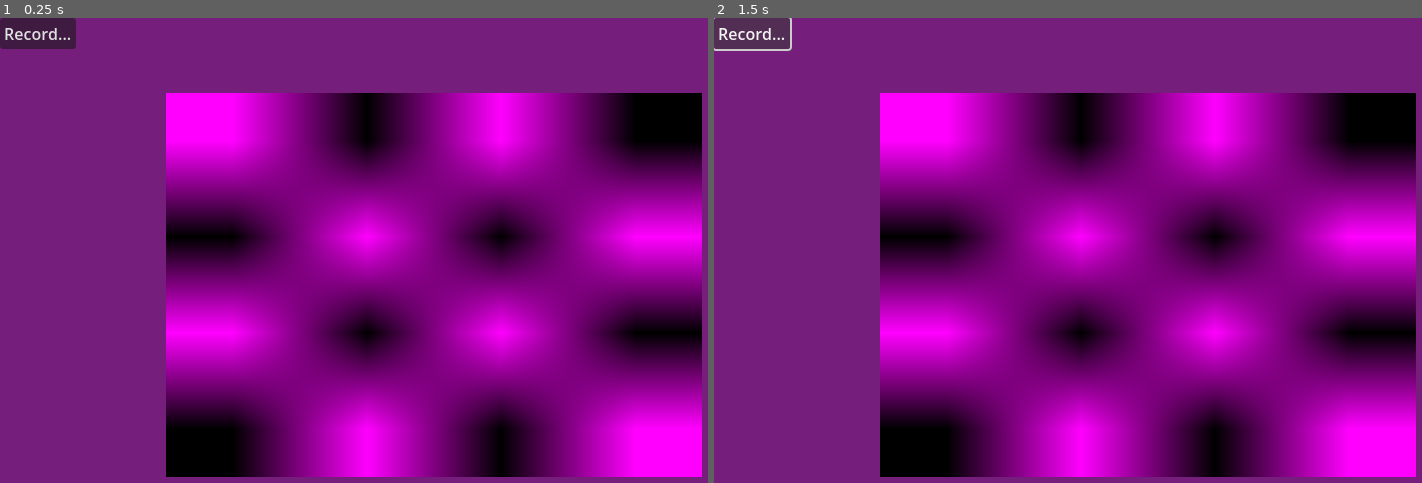
Above: before the commit, frames 1-2 (left to right).
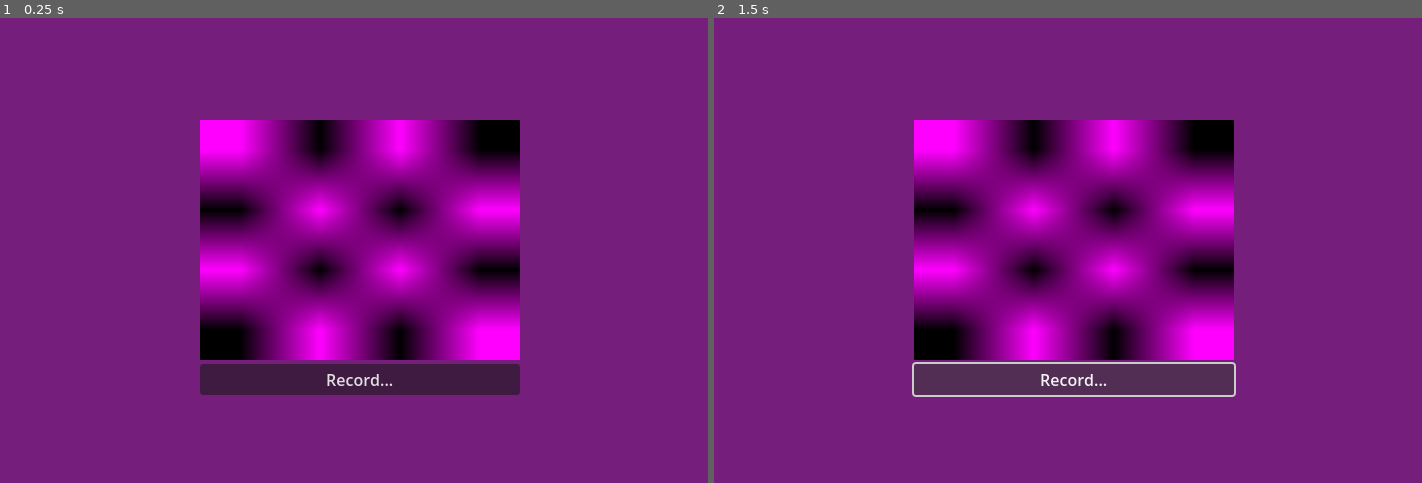
Above: after the commit, the same moments.

Repository: bezark/Monsters-Are-Attacking-the-City
Game: Godot game, scene res://SimpleRecorder.tscn
Two runs of this game, one before a commit and one after it. Both use one fixed random seed, a clock stepped at 60 frames per second and the inputs below.
Inputs:
- Up to frame 1 (0.25 s): no input
- Up to frame 2 (1.5 s): click "Record..." at 0.5 s; click "Record..." at 1.25 s

The runs differ from the first frame. In frame 1, 56% of the frame differs, in the area x 0-100%, y 0-99%; in frame 2, 56%.

Commit message:
Update SimpleRecorder.tscn

Diff:
--- a/monsters-attacking/SimpleRecorder.tscn
+++ b/monsters-attacking/SimpleRecorder.tscn
@@ -13,35 +13,36 @@
 grow_vertical = 2
 script = ExtResource("1_36v62")
 
-[node name="Button" type="Button" parent="."]
-layout_mode = 0
-offset_right = 8.0
-offset_bottom = 8.0
-text = "Record..."
+[node name="AudioStreamPlayer" type="AudioStreamPlayer" parent="."]
+autoplay = true
+bus = &"Record"
 
-[node name="WebcamTexture" type="TextureRect" parent="."]
+[node name="CenterContainer" type="CenterContainer" parent="."]
 layout_mode = 1
 anchors_preset = 15
 anchor_right = 1.0
 anchor_bottom = 1.0
-offset_left = 166.0
-offset_top = 75.0
-offset_right = -18.0
-offset_bottom = -21.0
 grow_horizontal = 2
 grow_vertical = 2
+
+[node name="VBoxContainer" type="VBoxContainer" parent="CenterContainer"]
+layout_mode = 2
+
+[node name="WebcamTexture" type="TextureRect" parent="CenterContainer/VBoxContainer"]
+custom_minimum_size = Vector2(320, 240)
+layout_mode = 2
 texture = ExtResource("2_oy6hb")
 expand_mode = 1
 
-[node name="WebcamControl" type="Node" parent="WebcamTexture"]
+[node name="WebcamControl" type="Node" parent="CenterContainer/VBoxContainer/WebcamTexture"]
 script = ExtResource("2_x6u7j")
 DEVICE_NAME = "Camera         "
 FORMAT_INDEX = 1
 camera_texture = ExtResource("2_oy6hb")
 
-[node name="AudioStreamPlayer" type="AudioStreamPlayer" parent="."]
-autoplay = true
-bus = &"Record"
+[node name="Button" type="Button" parent="CenterContainer/VBoxContainer"]
+layout_mode = 2
+text = "Record..."
 
-[connection signal="button_down" from="Button" to="." method="_on_button_button_down"]
-[connection signal="button_up" from="Button" to="." method="_on_button_button_up"]
+[connection signal="button_down" from="CenterContainer/VBoxContainer/Button" to="." method="_on_button_button_down"]
+[connection signal="button_up" from="CenterContainer/VBoxContainer/Button" to="." method="_on_button_button_up"]
